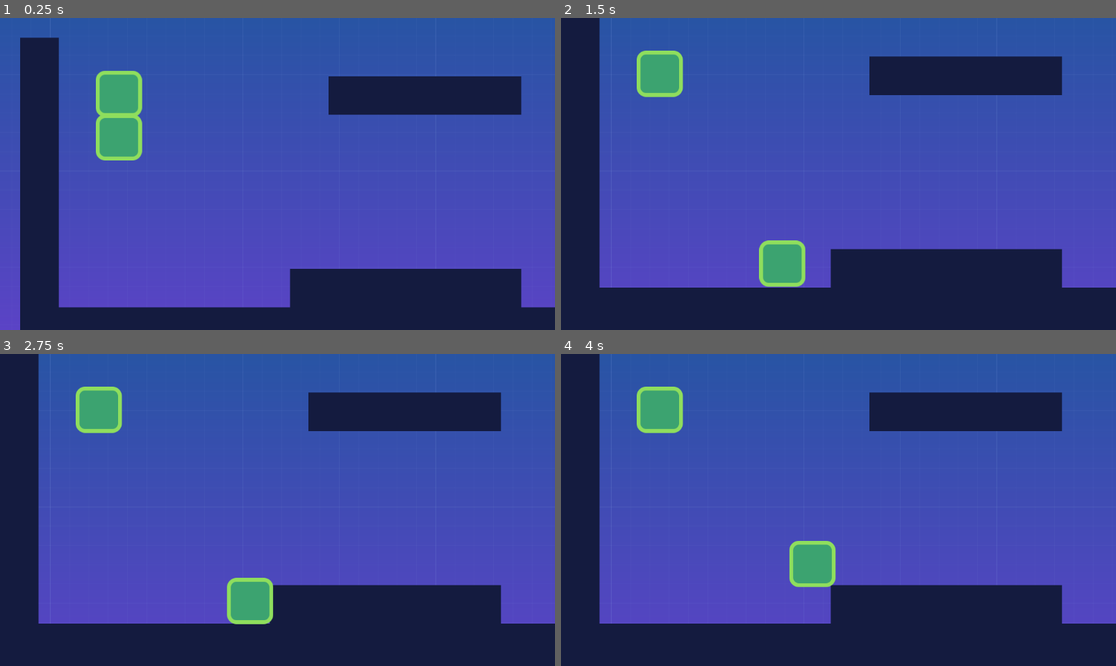
Above: before the commit, frames 1-4 (two rows, left to right).
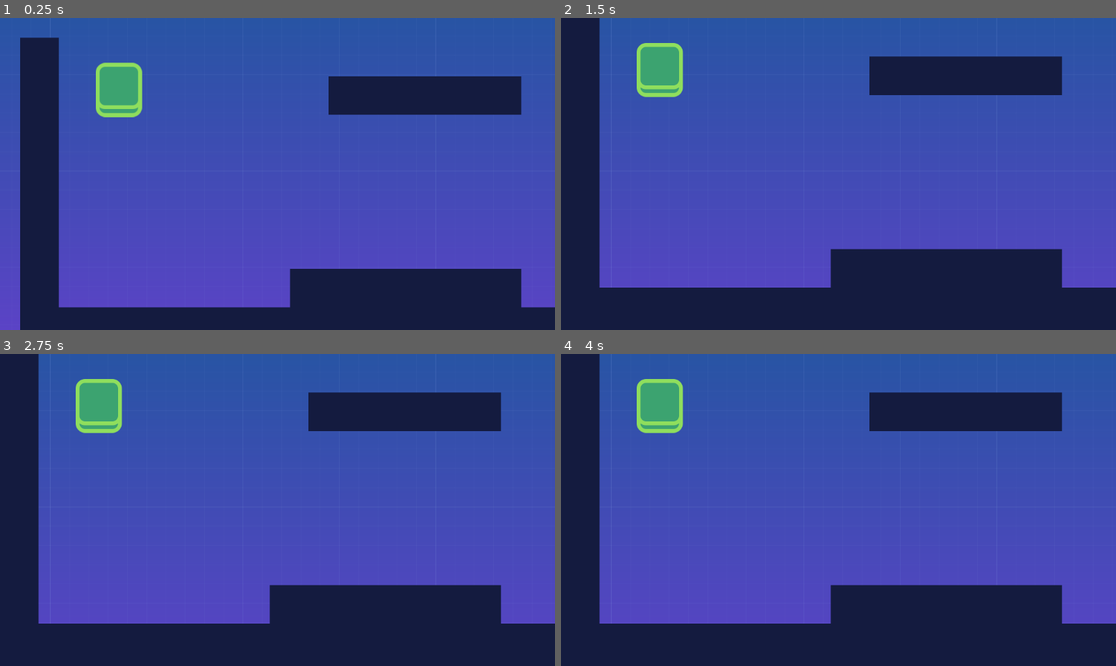
Above: after the commit, the same moments.

Repository: anatolbogun/godot-smoother-node-test-scene
Game: Godot game, scene res://src/Levels/level_template.tscn
Same seed, same stepped clock (60 frames per second), same inputs: the game is played once before the commit and once after it.
Inputs:
- Up to frame 1 (0.25 s): no input
- Up to frame 2 (1.5 s): hold D (move_right) from 0.53 s (still down); tap A (jump) at 0.77 s
- Up to frame 3 (2.75 s): tap A (jump) at 1.52 s; release D (move_right) at 2.03 s
- Up to frame 4 (4 s): tap Enter at 2.75 s; hold D (move_right) from 2.78 s (still down); tap A (jump) at 3.02, 3.77 s

The runs differ from the first frame. In frame 1, 1.6% of the frame differs, in the area x 17-26%, y 14-46%; in frame 2, 1.6%; in frame 3, 1.6%, in the area x 13-50%, y 8-87%; in frame 4, 1.6%.

Commit message:
minor improvements

Diff:
--- a/src/Levels/level_template.tscn
+++ b/src/Levels/level_template.tscn
@@ -61,6 +61,7 @@
 safe_margin = 3.0
 
 [node name="Player2" parent="." instance=ExtResource("2_m8x0h")]
+process_mode = 4
 position = Vector2(205, 148)
 safe_margin = 3.0
 
--- a/src/Levels/smoother.gd
+++ b/src/Levels/smoother.gd
@@ -20,6 +20,8 @@
 #   just on a specific node in a node tree, not only on the tree root
 # - may need something similar for rotations, etc. and export vars to include these properties;
 #   need to check what is potentially affected by _physics_process
+# - clean up origin_positions and target_positions
+# - maybe combine origin_positions and target_positions (may be a bit faster?)
 
 var origin_positions := {}
 var target_positions := {}
@@ -31,9 +33,11 @@
 
 
 func _process(_delta: float) -> void:
+	var physics_interpolation_fraction: = Engine.get_physics_interpolation_fraction()
+
 	for child in _get_relevant_children():
 		if origin_positions.has(child) && target_positions.has(child): # clean this up later, maybe not all checks are needed
-			child.position = origin_positions[child].lerp(target_positions[child], Engine.get_physics_interpolation_fraction())
+			child.position = origin_positions[child].lerp(target_positions[child], physics_interpolation_fraction)
 #
 
 func _physics_process(_delta: float) -> void:
